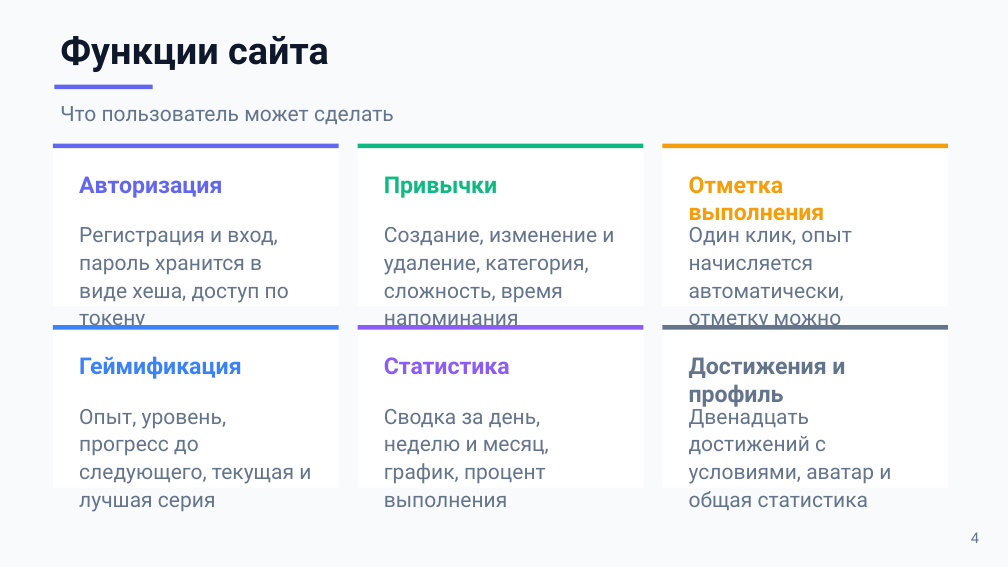
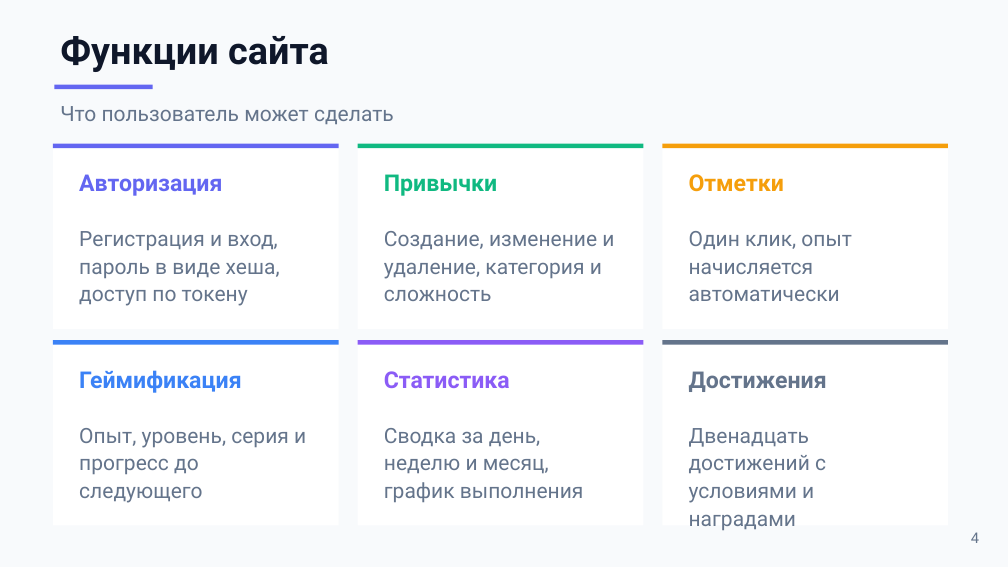
Before and after one commit to sacura1337/habitquest, a slide deck: slide 4 of docs/Презентация_HabitQuest.pptx. Drawn at 1008x567 pixels with LibreOffice and Linux fonts; fonts in the diff are those of the drawing. Boxes give left, top, right and bottom in pixels: in the first picture for what was removed or moved away, otherwise in the second. Text is boxed around its words. In the diff, an @@ line names an element or a change of style, - is before the commit and + after.

```diff
--- a/docs/Презентация_HabitQuest.pptx
+++ b/docs/Презентация_HabitQuest.pptx
@@ rectangle: place and size @@
-rectangle at [53, 144, 339, 306]
+rectangle at [53, 144, 339, 329]
@@ rectangle: place and size @@
-rectangle at [358, 144, 644, 306]
+rectangle at [358, 144, 644, 329]
@@ rectangle: place and size @@
-rectangle at [662, 144, 948, 306]
+rectangle at [662, 144, 948, 329]
@@ text at [689, 174, 784, 192]: text changed @@
-Отметка выполнения
+Отметки
@@ text at [79, 231, 280, 306]: text changed @@
-Регистрация и вход, пароль хранится в виде хеша, доступ по токену
+Регистрация и вход, пароль в виде хеша, доступ по токену
@@ text at [384, 231, 614, 301]: text changed @@
-Создание, изменение и удаление, категория, сложность, время напоминания
+Создание, изменение и удаление, категория и сложность
@@ text at [689, 231, 852, 301]: text changed @@
-Один клик, опыт начисляется автоматически, отметку можно отменить
+Один клик, опыт начисляется автоматически
@@ rectangle: place and size @@
-rectangle at [53, 325, 339, 488]
+rectangle at [53, 340, 339, 526]
@@ rectangle: place and size @@
-rectangle at [358, 325, 644, 488]
+rectangle at [358, 340, 644, 526]
@@ 3 rectangles: place and size @@
-3 rectangles at [53, 325, 948, 330]
+3 rectangles at [53, 340, 948, 345]
@@ rectangle: place and size @@
-rectangle at [662, 325, 948, 488]
+rectangle at [662, 340, 948, 526]
@@ text "Геймификация": place and size @@
-text "Геймификация" at [79, 356, 241, 379]
+text "Геймификация" at [79, 370, 241, 393]
@@ text "Статистика": place and size @@
-text "Статистика" at [384, 357, 510, 374]
+text "Статистика" at [384, 371, 510, 388]
@@ text at [689, 371, 827, 392]: text changed @@
-Достижения и профиль
+Достижения
@@ text at [79, 428, 306, 503]: text changed @@
-Опыт, уровень, прогресс до следующего, текущая и лучшая серия
+Опыт, уровень, серия и прогресс до следующего
@@ text at [384, 428, 584, 503]: text changed @@
-Сводка за день, неделю и месяц, график, процент выполнения
+Сводка за день, неделю и месяц, график выполнения
@@ text at [689, 428, 826, 531]: text changed @@
-Двенадцать достижений с условиями, аватар и общая статистика
+Двенадцать достижений с условиями и наградами
```
Also in this commit, not shown: 7 other slides changed.
